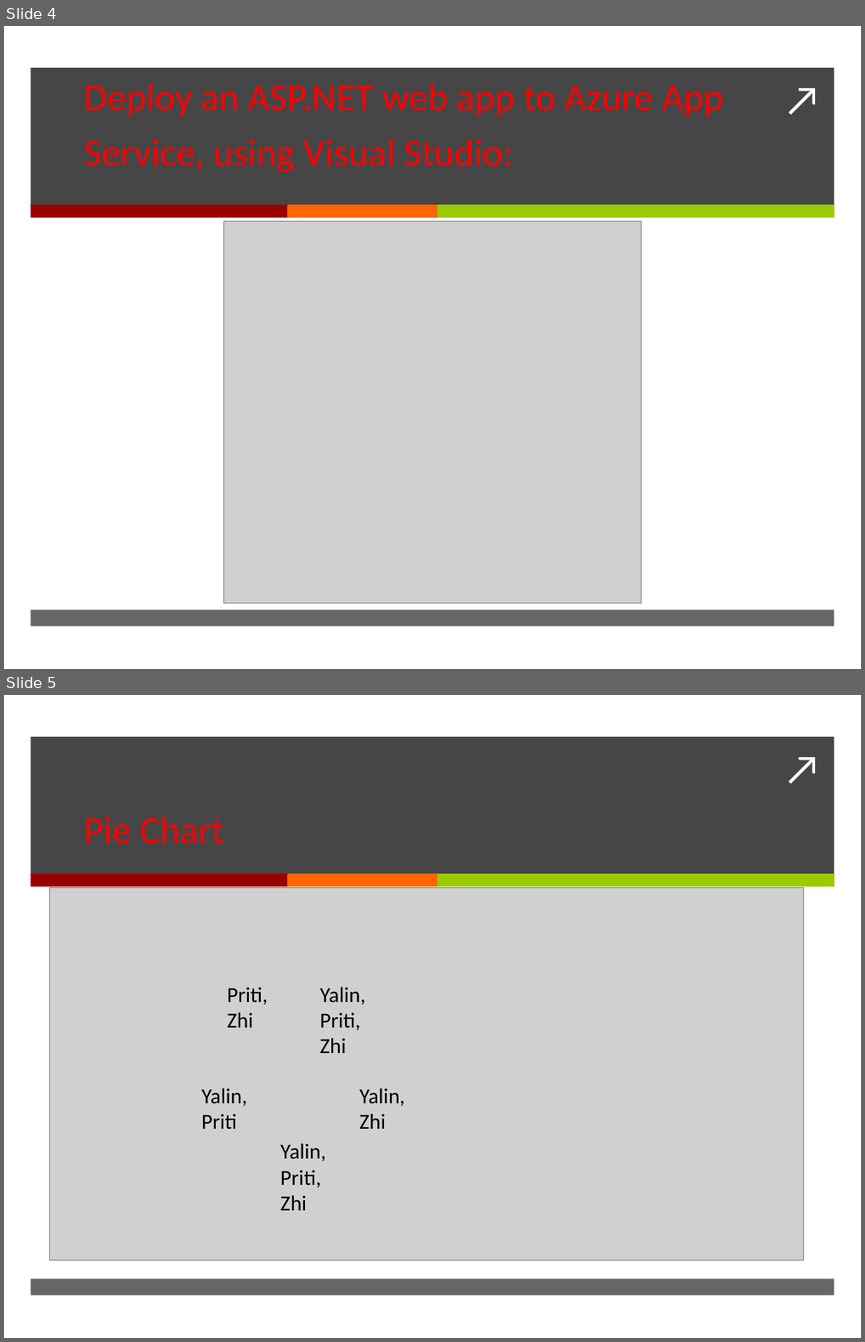
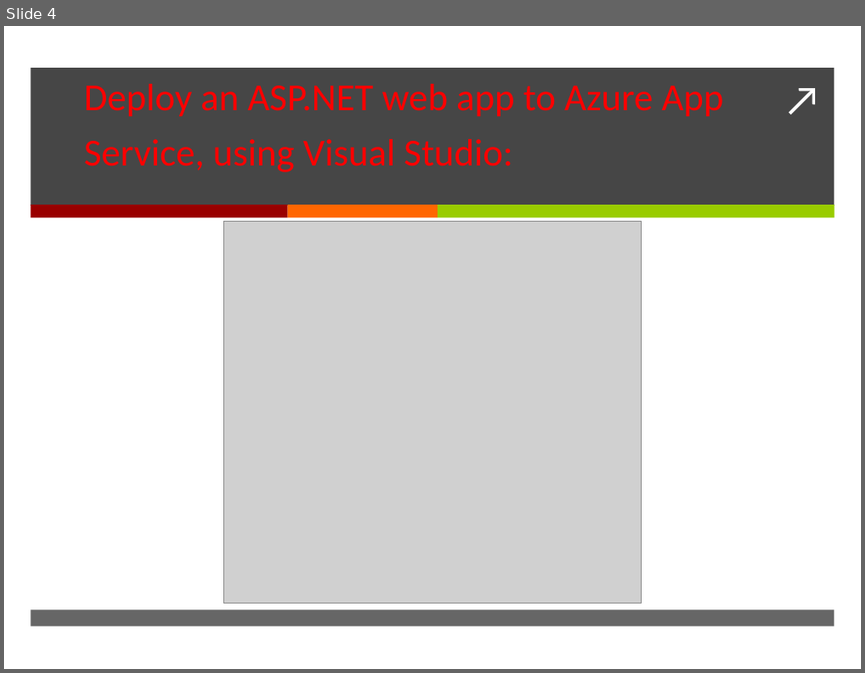
Before and after one commit to pagarwal123/Assignment-3, a slide deck: Team 12_Assignment-3.pptx. Shown one above the other, each under a label of ours: slides 4 and 5 before the commit, slide 4 after it. The pictures are 865x1342 and 865x673 pixels, drawn with LibreOffice and Linux fonts; fonts in the diff are those of the drawing; grey boxes stand for pictures. Boxes give left, top, right and bottom in pixels: in the first picture for what was removed or moved away, otherwise in the second. Text is boxed around its words. In the diff, an @@ line names an element or a change of style, - is before the commit and + after.

Commit message:
Report 2

```diff
--- a/Team 12_Assignment-3.pptx
+++ b/Team 12_Assignment-3.pptx
@@ slide 5 removed at (x1=4, y1=695, x2=861, y2=1338), background #FFFFFF; not listed: 6 template elements that a slide beside it also shows @@
@@ title removed at (x1=84, y1=817, x2=224, y2=844) @@
-Pie Chart
@@ picture removed at (x1=49, y1=888, x2=804, y2=1260) @@
@@ text removed at (x1=227, y1=987, x2=268, y2=1027) @@
-Priti, Zhi
@@ text removed at (x1=320, y1=987, x2=366, y2=1053) @@
-Yalin, Priti, Zhi
@@ text removed at (x1=201, y1=1088, x2=247, y2=1129) @@
-Yalin, Priti
@@ text removed at (x1=359, y1=1088, x2=405, y2=1129) @@
-Yalin, Zhi
@@ text removed at (x1=280, y1=1143, x2=326, y2=1210) @@
-Yalin, Priti, Zhi
```
